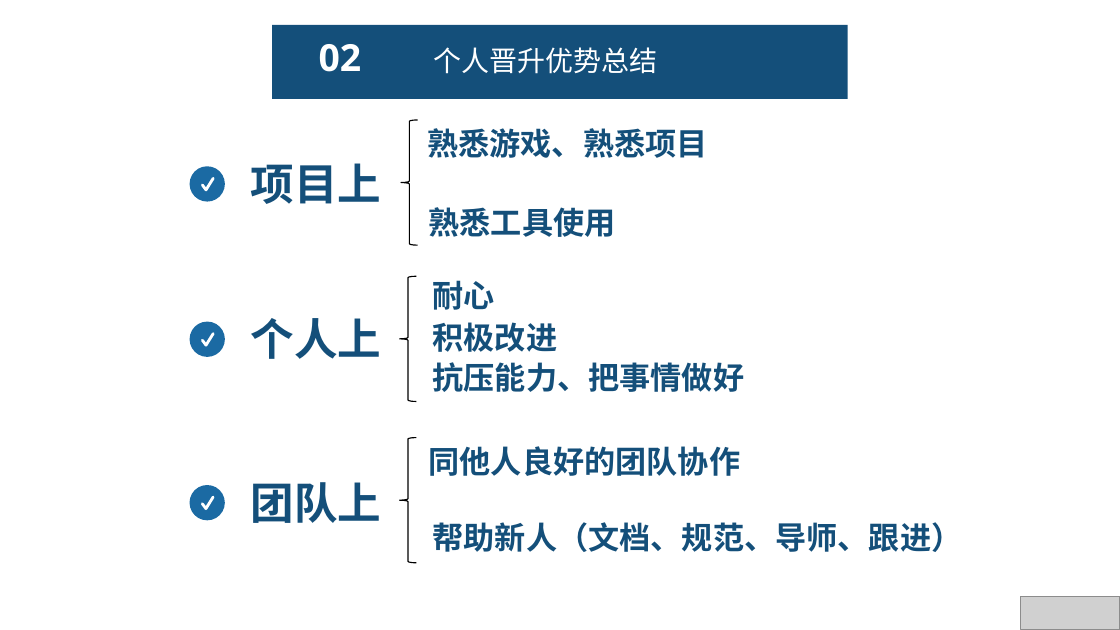
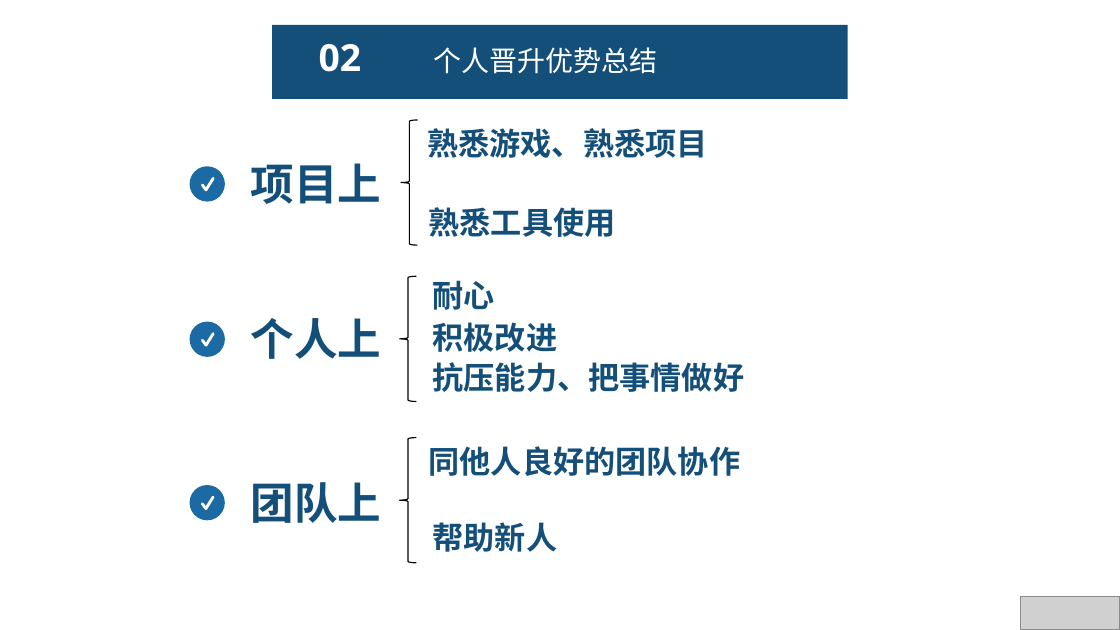
Before and after one commit to fengyuyu/world_rpg, a slide deck: slide 4 of 陈国锋-述职报告 .pptx. Drawn at 1120x630 pixels with LibreOffice and Linux fonts; fonts in the diff are those of the drawing; grey boxes stand for pictures. Boxes give left, top, right and bottom in pixels: in the first picture for what was removed or moved away, otherwise in the second. Text is boxed around its words. In the diff, an @@ line names an element or a change of style, - is before the commit and + after.

```diff
--- a/陈国锋-述职报告 .pptx
+++ b/陈国锋-述职报告 .pptx
@@ text at [433, 522, 558, 552]: text changed @@
-帮助新人（文档、规范、导师、跟进）
+帮助新人
```
Also in this commit, not shown: 3 other slides changed, 2 slides added, 2 slides removed, 1 other file.
